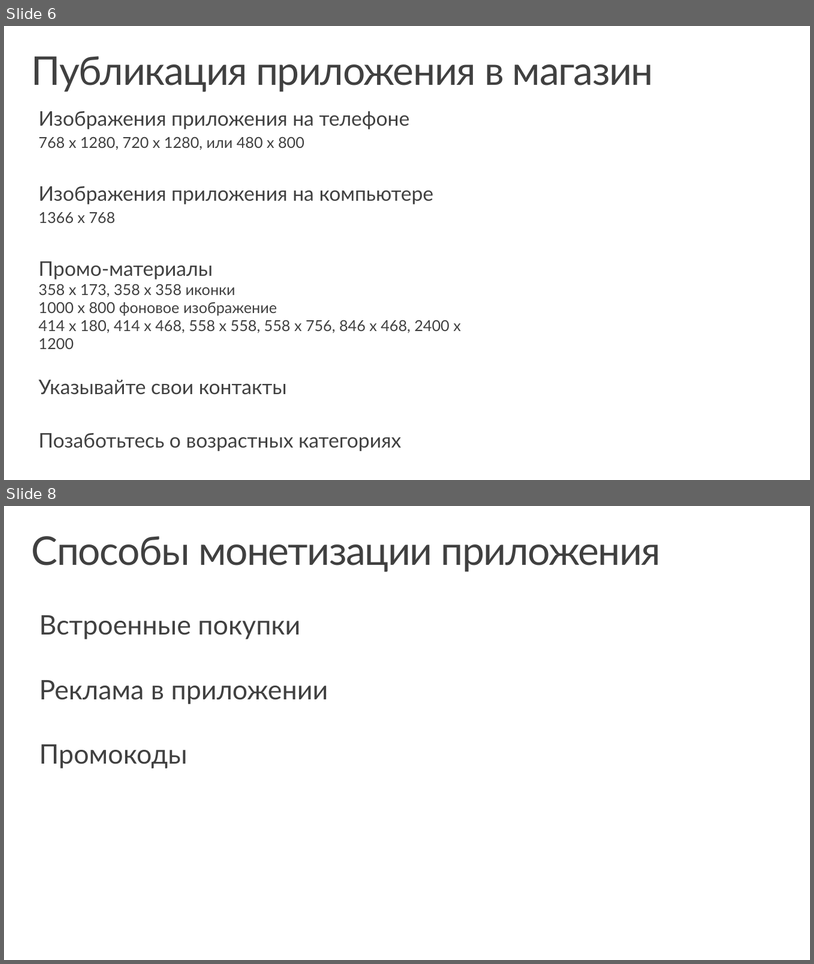
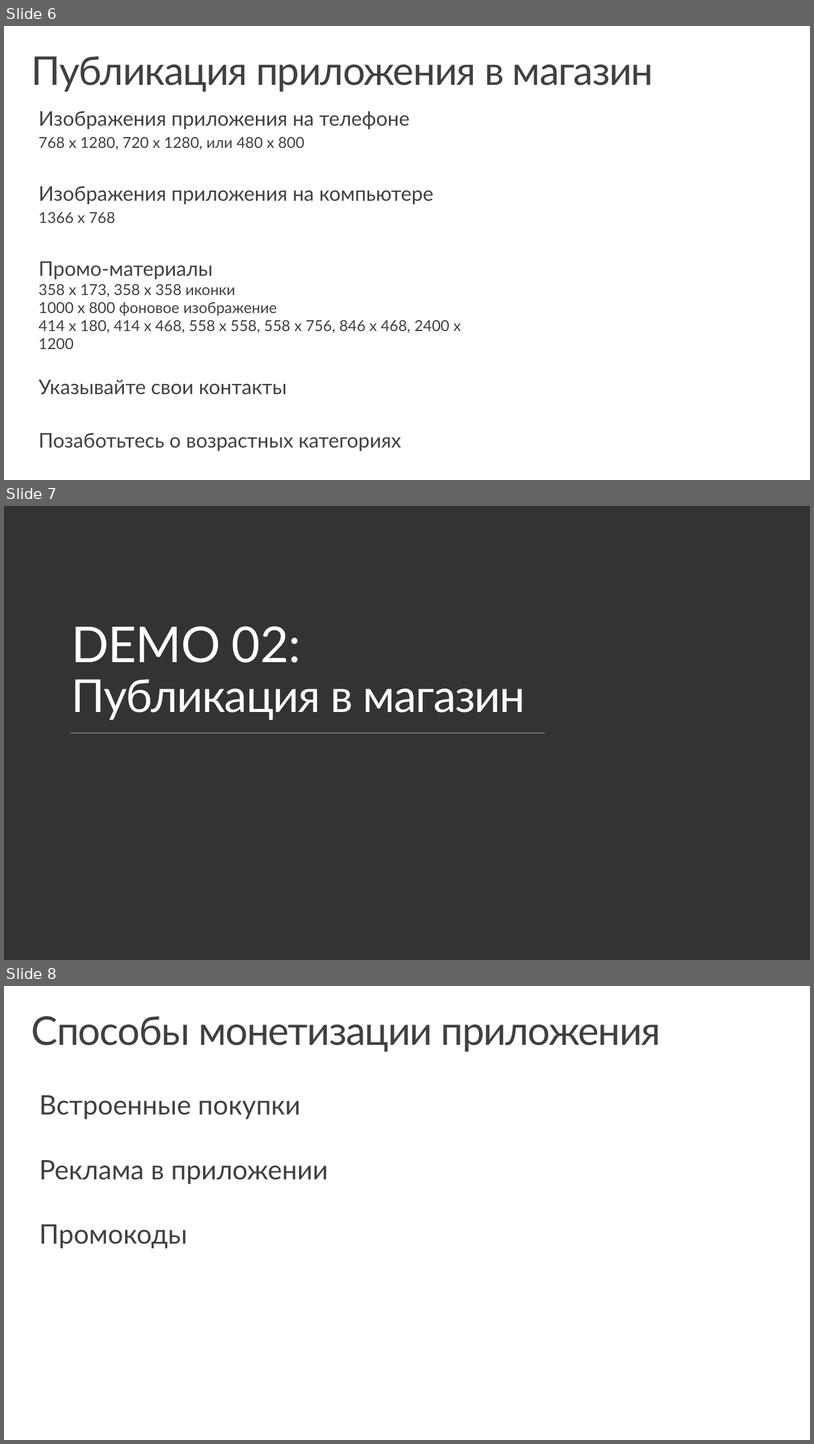
Before and after one commit to evangelism/Win10UWPCourse, a slide deck: 09. Store and Monetization/9 - Store and Monetization (RUS).pptx. Shown one above the other, each under a label of ours: slides 6 and 8 before the commit, slides 6, 7 and 8 after it; the slides between them are not shown. The pictures are 814x964 and 814x1444 pixels, drawn with LibreOffice and Linux fonts; fonts in the diff are those of the drawing; background and template pictures are left out. Boxes give left, top, right and bottom in pixels: in the first picture for what was removed or moved away, otherwise in the second. Text is boxed around its words. In the diff, an @@ line names an element or a change of style, - is before the commit and + after.

```diff
--- a/09. Store and Monetization/9 - Store and Monetization (RUS).pptx
+++ b/09. Store and Monetization/9 - Store and Monetization (RUS).pptx
@@ slide 7 added at [4, 506, 810, 960], background #333333 @@
@@ title added at [72, 626, 526, 720], 54 pt, text #FFFFFF @@
+DEMO 02:
+Публикация в магазин
@@ line added from (71, 733) to (545, 733), #6E6D71 1 pt @@
```
Also in this commit, not shown: 1 slide changed, 4 other slides added, 4 slides removed, 3 other files.
